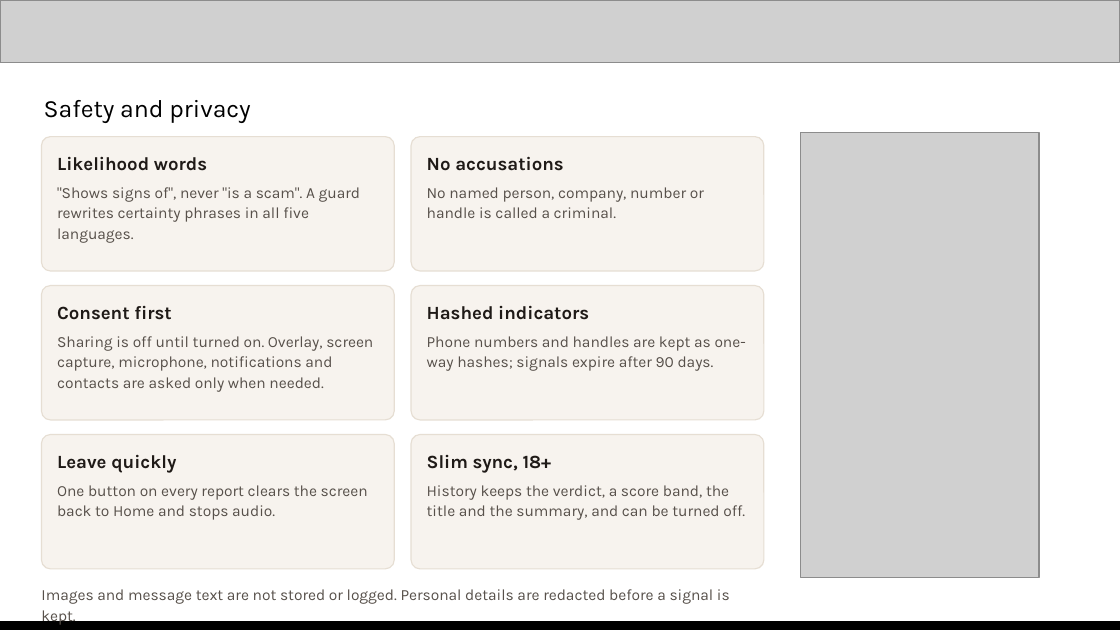
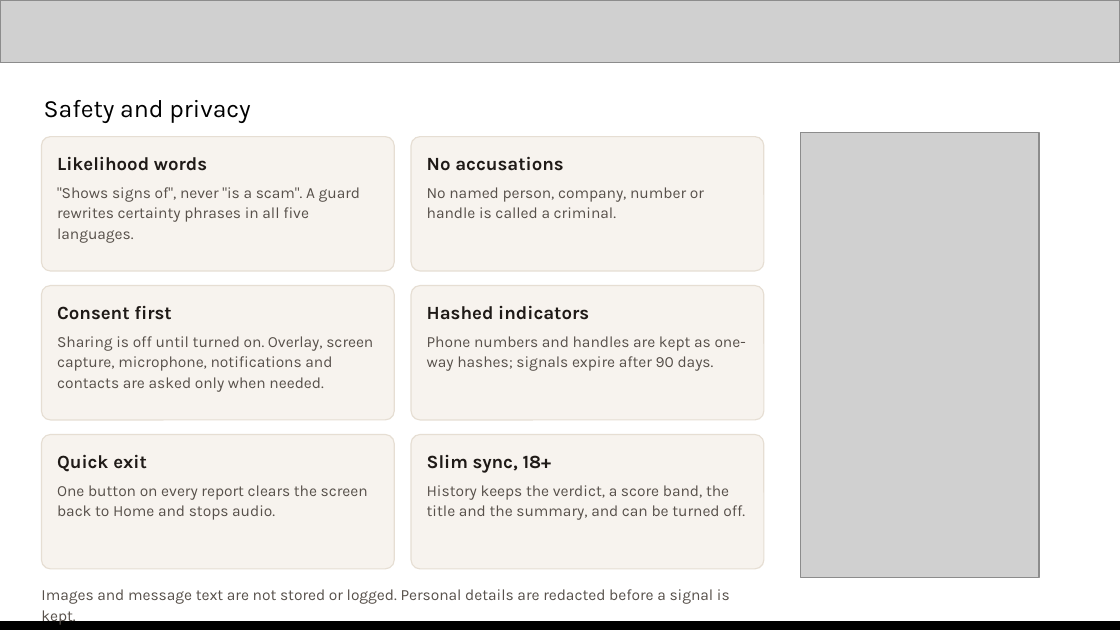
Before and after one commit to minthein128/scamshield, a slide deck: slide 14 of pitch/Kakwe-AIBuilderCup-submission.pptx. Drawn at 1120x630 pixels with LibreOffice and Linux fonts; fonts in the diff are those of the drawing; grey boxes stand for pictures. Boxes give left, top, right and bottom in pixels: in the first picture for what was removed or moved away, otherwise in the second. Text is boxed around its words. In the diff, an @@ line names an element or a change of style, - is before the commit and + after.

Commit message:
docs: call the exit button Quick exit in the submission deck

```diff
--- a/pitch/Kakwe-AIBuilderCup-submission.pptx
+++ b/pitch/Kakwe-AIBuilderCup-submission.pptx
@@ text at [57,454,147,472]: text changed @@
-Leave quickly
+Quick exit
```
Also in this commit, not shown: 1 other slide changed, 2 other files.
